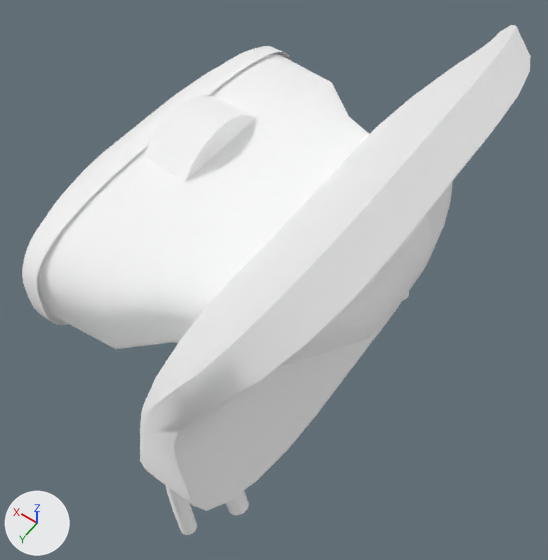
Before and after pictures for a commit that changed the glTF model Data/BikesV2/kits/corvano_naked__front2.glb.
Before and after are seen from a 50 mm camera at (1.136, 0.177, 1.252) aimed at (1.269, -0.01, 0.958). The lights are fixed; the arrows at lower left show +X, +Y and +Z. The older version comes first. Vertices at exactly the same position are counted once.

Before the edit, the objects in view are built like this:
```python
me_mesh_0 = bpy.data.meshes.new('Mesh_0')
me_mesh_0.from_pydata(...)  # 3193 vertices, 5960 faces; spans x 1.192..1.339, y -0.105..0.105, z 0.814..1.088
# faces by material slot: [714, 470, 1012, 312, 1118, 920, 148, 1266]
me_mesh_0.materials.append(mat_s024)  # white #ffffff
me_mesh_0.materials.append(mat_s058)  # white #ffffff
me_mesh_0.materials.append(mat_s059)  # white #ffffff
me_mesh_0.materials.append(mat_s060)  # white #ffffff
me_mesh_0.materials.append(mat_s061)  # white #ffffff
me_mesh_0.materials.append(mat_s062)  # white #ffffff
me_mesh_0.materials.append(mat_s063)  # white #ffffff
me_mesh_0.materials.append(mat_s064)  # white #ffffff
ob_corvano_naked__front2 = bpy.data.objects.new('corvano_naked__front2', me_mesh_0)
ob_corvano_naked__front2.location = (0.0, 0.0, 0.0)
```
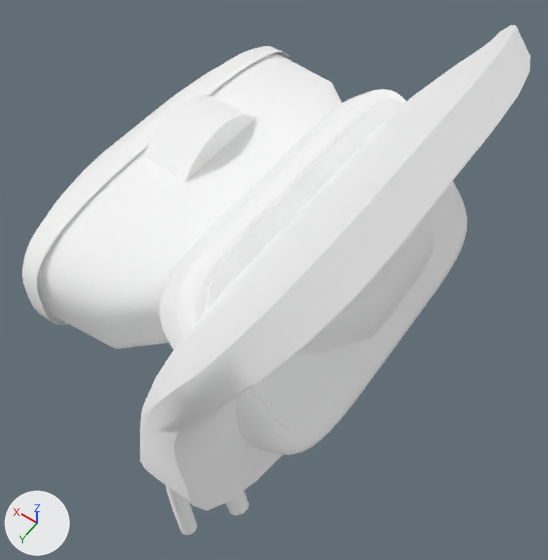
Diff of the bpy script that builds the scene:
```diff
--- a/Data/BikesV2/kits/corvano_naked__front2.glb.py
+++ b/Data/BikesV2/kits/corvano_naked__front2.glb.py
@@ mat_s068 @@
+mat_s068 = principled_material('s068')
+mat_s068.base_color = (1.0, 1.0, 1.0)  # white #ffffff
+mat_s068.metallic = 1.0
+mat_s068.roughness = 1.0
@@ mat_s066 @@
+mat_s066 = principled_material('s066')
+mat_s066.base_color = (1.0, 1.0, 1.0)  # white #ffffff
+mat_s066.metallic = 1.0
+mat_s066.roughness = 1.0
@@ mat_s067 @@
+mat_s067 = principled_material('s067')
+mat_s067.base_color = (1.0, 1.0, 1.0)  # white #ffffff
+mat_s067.metallic = 1.0
+mat_s067.roughness = 1.0
@@ me_mesh_0 @@
 # used by ob_corvano_naked__front2; location = (0.0, 0.0, 0.0)
-me_mesh_0.from_pydata(...)  # 3193 vertices, 5960 faces; spans x 1.192..1.339, y -0.105..0.105, z 0.814..1.088
+me_mesh_0.from_pydata(...)  # 3825 vertices, 7208 faces; spans x 1.192..1.339, y -0.105..0.105, z 0.814..1.088
+# me_mesh_0 part 1: a new loose piece of 348 vertices spanning x 1.196..1.267, y -0.078..0.078, z 0.97..1.049, in mat_s066 (white #ffffff)
+# me_mesh_0 part 2: a new loose piece of 88 vertices spanning x 1.198..1.251, y -0.07..0.07, z 0.986..1.046, in mat_s067 (white #ffffff)
+# other edits to the shape of me_mesh_0 do not show in these pictures
 me_mesh_0.materials.append(mat_s024)
@@ me_mesh_0 @@
 me_mesh_0.materials.append(mat_s064)
+me_mesh_0.materials.append(mat_s066)  # white #ffffff
+me_mesh_0.materials.append(mat_s067)  # white #ffffff
+me_mesh_0.materials.append(mat_s068)  # white #ffffff
```

Changed parts and their boxes (x1, y1, x2, y2) in the pictures (548 x 560 px):
part 1 of me_mesh_0, added: after (159, 89, 467, 455)
part 2 of me_mesh_0, added: after (205, 105, 461, 433)
